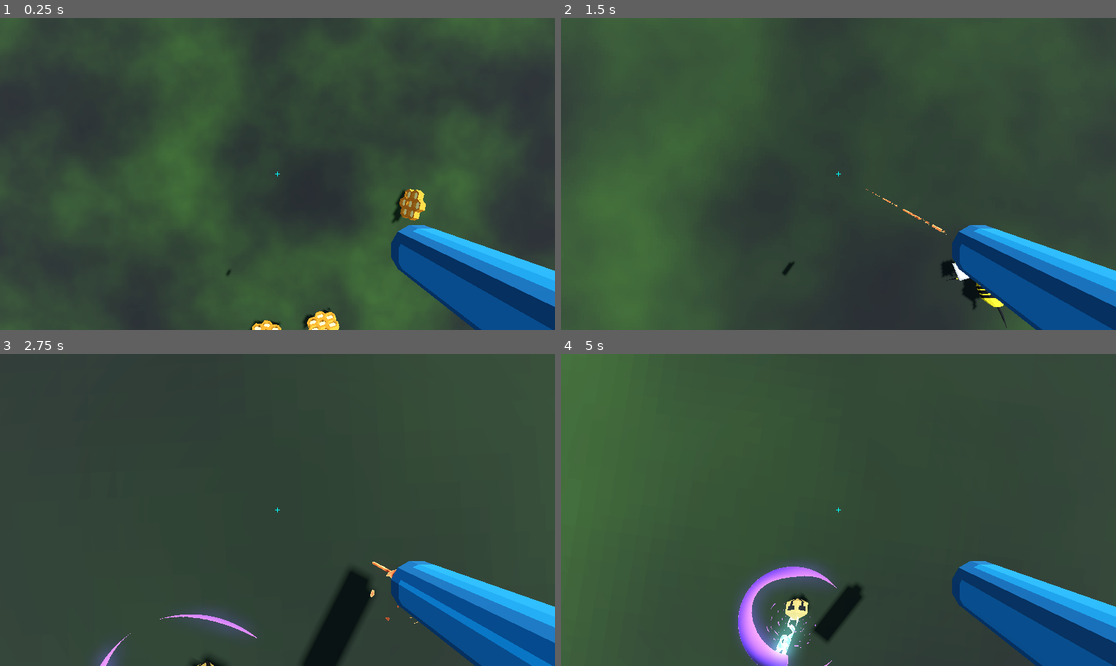
Above: before the commit, frames 1-4 (two rows, left to right).
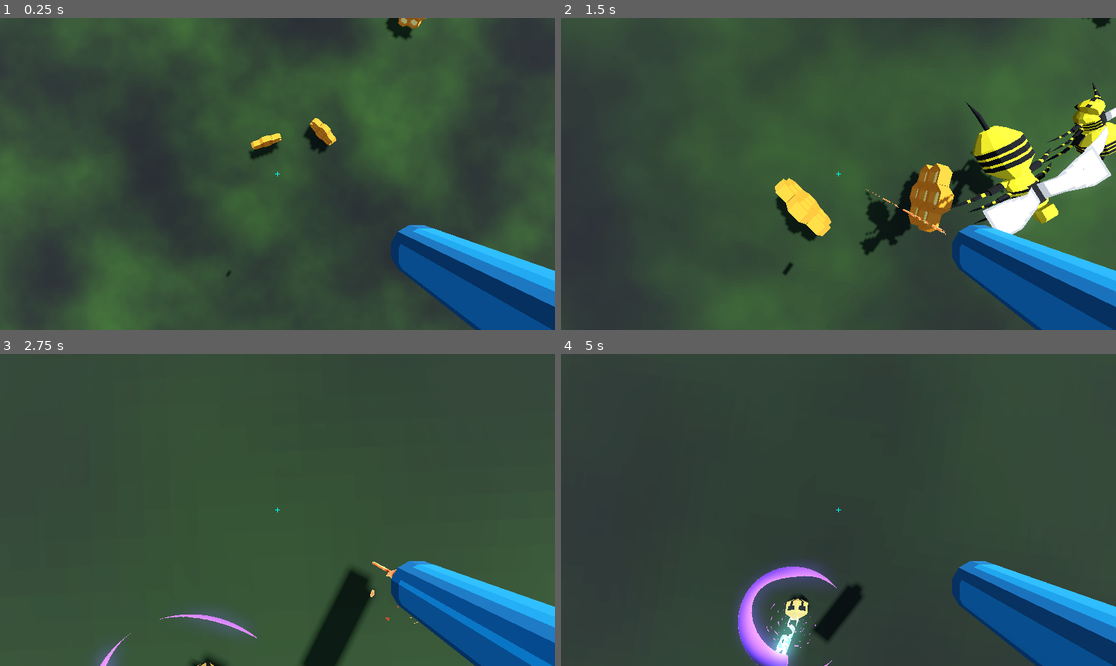
Above: after the commit, the same moments.

Repository: partkyle/bellhivers
Game: Godot game, scene res://scenes/main.tscn
Two runs of this game, one before a commit and one after it. Both use one fixed random seed, a clock stepped at 60 frames per second and the inputs below.
Inputs (mouse positions are in pixels of both pictures, inside the frame that each line leads up to):
- Up to frame 1 (0.25 s): no input
- Up to frame 2 (1.5 s): tap Enter at 0.5 s; move the mouse to (866, 174) at 0.52 s; press the mouse at (866, 174) at 0.53 s; hold W (move_up) from 0.53 s (still down); tap Space (jump) at 0.77 s; move the mouse to (810, 174) at 1.27 s; release the mouse at (810, 174) at 1.28 s; click (810, 174) at 1.35 s
- Up to frame 3 (2.75 s): keep holding W (move_up); tap Space (jump) at 1.52 s; move the mouse to (288, 503) at 2.02 s; press the mouse at (288, 503) at 2.03 s; tap 1 (grenade) at 2.1 s
- Up to frame 4 (5 s): keep holding W (move_up); move the mouse to (832, 516) at 2.77 s; release the mouse at (832, 516) at 2.78 s; click (832, 516) at 2.85 s; tap Space (jump) at 3.02, 3.77, 4.52 s; move the mouse to (877, 513) at 3.52 s; press the mouse at (877, 513) at 3.53 s; move the mouse to (794, 506) at 4.27 s; release the mouse at (794, 506) at 4.28 s; tap 1 (grenade) at 4.35 s; click (794, 506) at 4.55 s

The runs differ from the first frame. In frame 1, 27% of the frame differs, in the area x 0-100%, y 0-100%; in frame 2, 38%; in frame 3, 2.1%; in frame 4, 21%.

Commit message:
game over screen with restart

Diff:
--- /dev/null
+++ b/lifecycle/player_controller.gd
@@ -0,0 +1,18 @@
+extends Node3D
+
+var player_scn := preload('res://bodies/player.tscn')
+
+var current_player : Player
+
+# Called when the node enters the scene tree for the first time.
+func _ready():
+	EventBus.game_started.connect(spawn_player)
+
+
+func spawn_player():
+	if current_player != null:
+		printerr('Player already exists! This should not have happend. What did you do!??!')
+		current_player.queue_free()
+
+	current_player = player_scn.instantiate()
+	add_child(current_player)
--- a/project.godot
+++ b/project.godot
@@ -14,6 +14,10 @@
 run/main_scene="res://scenes/main.tscn"
 config/features=PackedStringArray("4.2", "Forward Plus")
 config/icon="res://icon.svg"
+
+[autoload]
+
+EventBus="*res://singletons/event_bus.gd"
 
 [display]
 
--- a/scenes/level.tscn
+++ b/scenes/level.tscn
@@ -14,6 +14,5 @@
 
 [node name="EnemyContainer" type="Node" parent="."]
 
-[connection signal="all_hives_gone" from="HiveController" to="." method="_on_hive_controller_all_hives_gone"]
 [connection signal="child_entered_tree" from="HiveController" to="HiveController" method="_on_child_entered_tree"]
 [connection signal="child_exiting_tree" from="HiveController" to="HiveController" method="_on_child_exiting_tree"]
--- /dev/null
+++ b/scenes/level_controller.gd
@@ -0,0 +1,50 @@
+class_name LevelController
+extends Node3D
+
+@export var player_scn : PackedScene = preload('res://bodies/player.tscn')
+@export var level_scn : PackedScene = preload('res://scenes/level.tscn')
+@export var drop_per_floor := 20
+@export var player_initial_position := Vector3(0, 20, 0)
+
+var current_player : Player
+
+var current_floor = 0
+var current_level : Level
+
+# Called when the node enters the scene tree for the first time.
+func _ready():
+	print_debug('connecting to game_started')
+	EventBus.game_started.connect(game_started)
+
+func game_started():
+	print_debug('game started')
+	if current_level:
+		current_level.free()
+		current_level = null
+
+	if current_player:
+		printerr('Player already exists! This should not have happend. What did you do!??!')
+		current_player.free()
+		current_player = null
+
+	current_floor = 0
+	create_level()
+
+	current_player = player_scn.instantiate()
+	current_player.game_start_position = player_initial_position
+	get_tree().root.add_child.call_deferred(current_player)
+
+func create_level():
+	var level = level_scn.instantiate()
+	add_child(level)
+	level.global_position = global_position + Vector3.DOWN * drop_per_floor * current_floor
+
+	current_floor += 1
+
+	print_debug(' on floor ', current_floor)
+
+	if current_level:
+		current_level.destroy()
+
+	current_level = level
+	current_level.connect('level_complete', create_level)
--- a/scenes/level_wrapper.gd
+++ /dev/null
@@ -1,27 +0,0 @@
-class_name LevelWrapper
-extends Node3D
-
-@export var level_scn : PackedScene = preload('res://scenes/level.tscn')
-@export var drop_per_floor := 20
-
-var current_floor = 0
-var current_level : Level
-
-# Called when the node enters the scene tree for the first time.
-func _ready():
-	create_level()
-
-func create_level():
-	var level = level_scn.instantiate()
-	add_child(level)
-	level.global_position = global_position + Vector3.DOWN * drop_per_floor * current_floor
-
-	current_floor += 1
-
-	print(current_floor)
-
-	if current_level:
-		current_level.destroy()
-
-	current_level = level
-	current_level.connect('level_complete', create_level)
--- a/scenes/main.tscn
+++ b/scenes/main.tscn
@@ -1,9 +1,9 @@
 [gd_scene load_steps=9 format=3 uid="uid://163ofm6opq6q"]
 
-[ext_resource type="PackedScene" uid="uid://beepb4m8e6685" path="res://bodies/player.tscn" id="2_ay3iu"]
+[ext_resource type="Script" path="res://ui/mouse_handler.gd" id="1_f4pvp"]
 [ext_resource type="Script" path="res://scripts/debug.gd" id="3_gavpo"]
-[ext_resource type="Script" path="res://scenes/level_wrapper.gd" id="5_1prlr"]
-[ext_resource type="PackedScene" uid="uid://do4c71kx2bmvn" path="res://debris/debris.tscn" id="5_qmrd0"]
+[ext_resource type="PackedScene" uid="uid://dnhspfffl8e4v" path="res://ui/game_over_screen.tscn" id="4_nguon"]
+[ext_resource type="Script" path="res://scenes/level_controller.gd" id="5_1prlr"]
 [ext_resource type="Texture2D" uid="uid://dlgyl42phgbi4" path="res://assets/crosshair.png" id="5_v1on8"]
 
 [sub_resource type="ProceduralSkyMaterial" id="ProceduralSkyMaterial_phxa0"]
@@ -22,8 +22,8 @@
 [node name="Main" type="Node3D"]
 transform = Transform3D(1, 0, 0, 0, 1, 0, 0, 0, 1, 0, 0, -18.6472)
 
-[node name="Debug" type="Node3D" parent="."]
-script = ExtResource("3_gavpo")
+[node name="MouseHandler" type="Node" parent="."]
+script = ExtResource("1_f4pvp")
 
 [node name="WorldEnvironment" type="WorldEnvironment" parent="."]
 environment = SubResource("Environment_0m4im")
@@ -31,9 +31,6 @@
 [node name="DirectionalLight3D" type="DirectionalLight3D" parent="."]
 transform = Transform3D(-0.866025, -0.433013, 0.25, 0, 0.5, 0.866025, -0.5, 0.75, -0.433013, 0, 0, 0)
 shadow_enabled = true
-
-[node name="Player" parent="." instance=ExtResource("2_ay3iu")]
-transform = Transform3D(1, 0, 0, 0, 1, 0, 0, 0, 1, 0, 20, 0)
 
 [node name="CanvasLayer" type="CanvasLayer" parent="."]
 
@@ -55,8 +52,10 @@
 stretch_mode = 3
 metadata/_edit_use_anchors_ = true
 
-[node name="LevelWrapper" type="Node3D" parent="."]
+[node name="GameOverScreen" parent="CanvasLayer" instance=ExtResource("4_nguon")]
+
+[node name="LevelController" type="Node3D" parent="."]
 script = ExtResource("5_1prlr")
 
-[node name="Debris" parent="." instance=ExtResource("5_qmrd0")]
-transform = Transform3D(1, 0, 0, 0, 1, 0, 0, 0, 1, 0, 2.07, 0)
+[node name="Debug" type="Node3D" parent="."]
+script = ExtResource("3_gavpo")
--- a/scripts/Debug.gd
+++ b/scripts/Debug.gd
@@ -1,11 +1,14 @@
 extends Node3D
 
 func _ready():
-	Input.set_mouse_mode(Input.MOUSE_MODE_CAPTURED)
+	print_debug('emitting game started')
+	EventBus.game_started.emit()
 
 func _input(event):
 	if event is InputEventKey:
 		if event.keycode == KEY_ESCAPE and event.pressed:
 			get_tree().quit()
 		if event.keycode == KEY_F1 and event.pressed:
-			Input.set_mouse_mode(Input.MOUSE_MODE_VISIBLE if Input.mouse_mode else Input.MOUSE_MODE_CAPTURED )
+			Input.set_mouse_mode(Input.MOUSE_MODE_VISIBLE if Input.mouse_mode else Input.MOUSE_MODE_CAPTURED)
+		if event.keycode == KEY_F2 and event.pressed:
+			EventBus.game_over.emit()
--- a/scripts/hive.gd
+++ b/scripts/hive.gd
@@ -17,8 +17,7 @@
 
 func _ready():
 	spawn_timer.wait_time = spawnTimer
-
-	face_target = get_tree().get_first_node_in_group("player")
+	EventBus.player_joined.connect(player_joined)
 
 func _process(delta):
 	if face_target:
@@ -26,6 +25,7 @@
 		# hacky, but this is at least not weird looking
 		rotation.x = 0
 		rotation.z = 0
+
 
 func _spawn():
 	var b = bee.instantiate()
@@ -40,6 +40,11 @@
 		count += 1
 		_spawn()
 
+
+func player_joined(player: Player):
+	face_target = player
+
+
 func destroy():
 	hive_model.destroy()
 	queue_free()
--- a/scripts/hive_controller.gd
+++ b/scripts/hive_controller.gd
@@ -1,7 +1,5 @@
 class_name HivesController
 extends Node3D
-
-signal all_hives_gone()
 
 @export var hive_scn : PackedScene = preload('res://bodies/hive.tscn')
 @export var hive_spawn_range := Vector2(-20, 20)
@@ -25,4 +23,4 @@
 	hives_left -= 1
 
 	if hives_left <= 0:
-		all_hives_gone.emit()
+		EventBus.level_complete.emit()
--- a/scripts/level.gd
+++ b/scripts/level.gd
@@ -1,10 +1,5 @@
 class_name Level
 extends Node3D
 
-signal level_complete()
-
-func _on_hive_controller_all_hives_gone():
-	level_complete.emit()
-
 func destroy():
 	queue_free()
--- a/scripts/player.gd
+++ b/scripts/player.gd
@@ -14,11 +14,17 @@
 @onready var grenade_toss_point = $GrenadeTossPoint
 @onready var shot_timer = $ShotTimer
 
+var game_start_position : Vector3
+
 
 const JUMP_VELOCITY = 4.5
 # Get the gravity from the project settings to be synced with RigidBody nodes.
 var gravity = ProjectSettings.get_setting("physics/3d/default_gravity")
 
+
+func _ready():
+	EventBus.player_joined.emit(self)
+	global_position = game_start_position
 
 func _input(event):
 	if event is InputEventMouseMotion:
@@ -83,6 +89,7 @@
 	# only collide with layer 2 "enemy"
 	var result = space_state.intersect_ray(query)
 	if result:
+		print_debug(result)
 		if result.collider and result.collider.has_method('hit'):
 			result.collider.hit(self)
 
--- /dev/null
+++ b/singletons/event_bus.gd
@@ -0,0 +1,8 @@
+extends Node
+
+signal game_started()
+signal game_over()
+
+
+signal player_joined(player: Player)
+signal level_complete()
--- /dev/null
+++ b/ui/game_over_screen.gd
@@ -0,0 +1,22 @@
+extends Control
+
+
+# Called when the node enters the scene tree for the first time.
+func _ready():
+	hide()
+	EventBus.game_started.connect(game_started)
+	EventBus.game_over.connect(game_over)
+
+func game_started():
+	hide()
+
+func game_over():
+	show()
+
+
+func _on_main_menu_button_pressed():
+	pass # Replace with function body.
+
+
+func _on_hive_again_button_pressed():
+	EventBus.game_started.emit()
--- /dev/null
+++ b/ui/game_over_screen.tscn
@@ -0,0 +1,82 @@
+[gd_scene load_steps=3 format=3 uid="uid://dnhspfffl8e4v"]
+
+[ext_resource type="Theme" uid="uid://ime6wnkxuqh0" path="res://ui/ui_theme.tres" id="1_fvprn"]
+[ext_resource type="Script" path="res://ui/game_over_screen.gd" id="2_pn3t5"]
+
+[node name="GameOverScreen" type="Control"]
+layout_mode = 3
+anchors_preset = 15
+anchor_right = 1.0
+anchor_bottom = 1.0
+grow_horizontal = 2
+grow_vertical = 2
+theme = ExtResource("1_fvprn")
+script = ExtResource("2_pn3t5")
+
+[node name="ColorRect" type="ColorRect" parent="."]
+layout_mode = 1
+anchors_preset = 15
+anchor_right = 1.0
+anchor_bottom = 1.0
+grow_horizontal = 2
+grow_vertical = 2
+color = Color(0, 0, 0, 0.458824)
+
+[node name="Messages" type="VBoxContainer" parent="ColorRect"]
+layout_mode = 1
+anchors_preset = 8
+anchor_left = 0.5
+anchor_top = 0.5
+anchor_right = 0.5
+anchor_bottom = 0.5
+offset_left = -216.0
+offset_top = -24.0
+offset_right = 216.0
+offset_bottom = 24.0
+grow_horizontal = 2
+grow_vertical = 2
+
+[node name="GameOverLabel" type="Label" parent="ColorRect/Messages"]
+layout_mode = 2
+theme_override_font_sizes/font_size = 48
+text = "Game Over"
+horizontal_alignment = 1
+
+[node name="Control" type="Control" parent="ColorRect/Messages"]
+custom_minimum_size = Vector2(0, 50)
+layout_mode = 2
+
+[node name="SubtextLabel" type="Label" parent="ColorRect/Messages"]
+layout_mode = 2
+theme_override_font_sizes/font_size = 32
+text = "hives win"
+horizontal_alignment = 1
+
+[node name="Buttons" type="HBoxContainer" parent="ColorRect"]
+layout_mode = 1
+anchors_preset = 7
+anchor_left = 0.5
+anchor_top = 1.0
+anchor_right = 0.5
+anchor_bottom = 1.0
+offset_left = -76.0
+offset_top = -80.0
+offset_right = 76.0
+offset_bottom = -40.0
+grow_horizontal = 2
+grow_vertical = 0
+
+[node name="MainMenuButton" type="Button" parent="ColorRect/Buttons"]
+layout_mode = 2
+text = "Main Menu"
+
+[node name="Control" type="Control" parent="ColorRect/Buttons"]
+custom_minimum_size = Vector2(20, 0)
+layout_mode = 2
+
+[node name="HiveAgainButton" type="Button" parent="ColorRect/Buttons"]
+layout_mode = 2
+text = "Hive Again"
+
+[connection signal="pressed" from="ColorRect/Buttons/MainMenuButton" to="." method="_on_main_menu_button_pressed"]
+[connection signal="pressed" from="ColorRect/Buttons/HiveAgainButton" to="." method="_on_hive_again_button_pressed"]
--- /dev/null
+++ b/ui/mouse_handler.gd
@@ -0,0 +1,14 @@
+extends Node
+
+
+# Called when the node enters the scene tree for the first time.
+func _ready():
+	EventBus.game_started.connect(game_started)
+	EventBus.game_over.connect(game_over)
+
+
+func game_started():
+	Input.set_mouse_mode(Input.MOUSE_MODE_CAPTURED)
+
+func game_over():
+	Input.set_mouse_mode(Input.MOUSE_MODE_VISIBLE)
--- /dev/null
+++ b/ui/ui_theme.tres
@@ -0,0 +1,14 @@
+[gd_resource type="Theme" load_steps=3 format=3 uid="uid://ime6wnkxuqh0"]
+
+[ext_resource type="FontFile" uid="uid://bdl4ghor4b4hv" path="res://assets/fonts/PressStart2P-Regular.ttf" id="1_vp5pg"]
+
+[sub_resource type="StyleBoxFlat" id="StyleBoxFlat_mmfga"]
+content_margin_left = 10.0
+content_margin_top = 20.0
+content_margin_right = 10.0
+content_margin_bottom = 20.0
+
+[resource]
+default_font = ExtResource("1_vp5pg")
+Button/font_sizes/font_size = 24
+Button/styles/normal = SubResource("StyleBoxFlat_mmfga")
Not shown, changed: TODO.md
